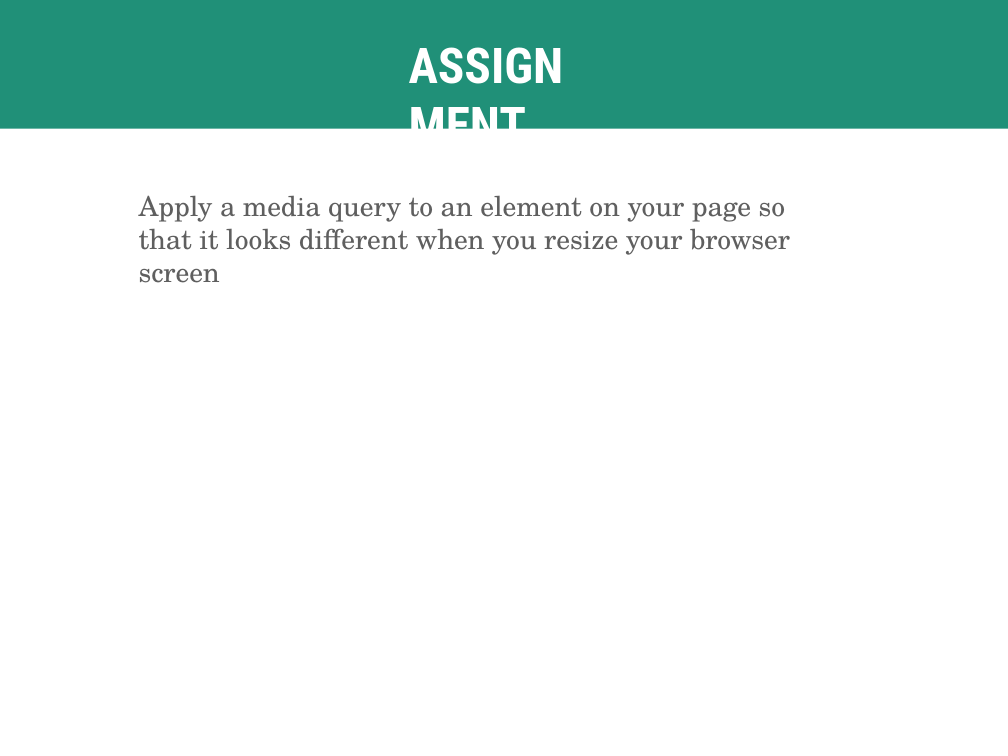
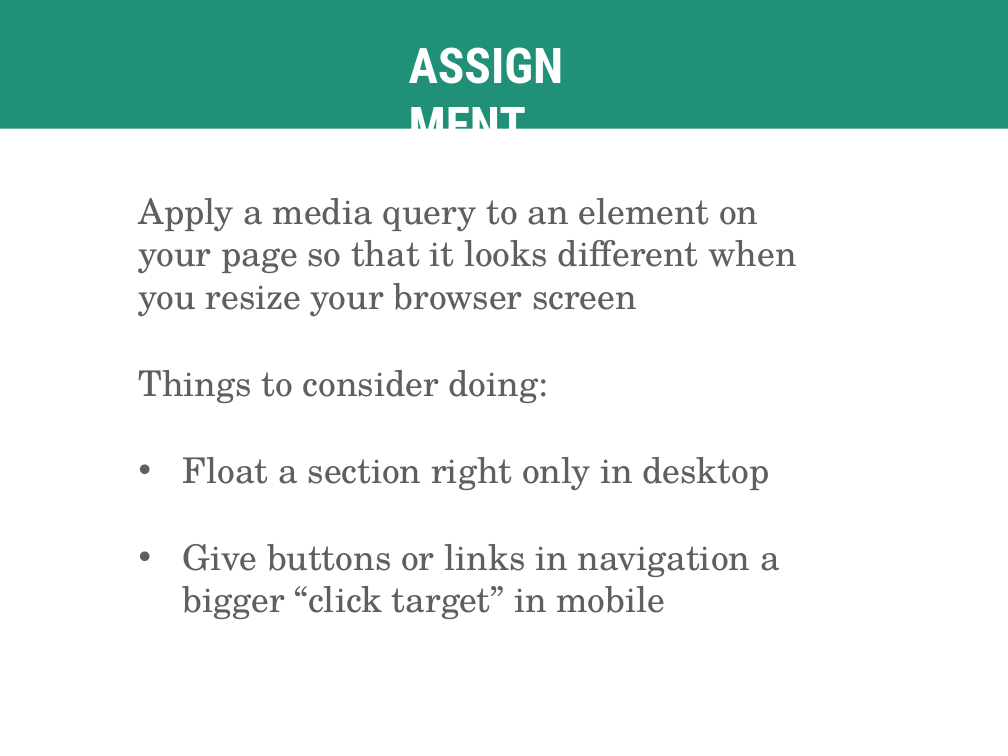
Before and after one commit to skornfeld/svc-class-jan-2018, a slide deck: slide 43 of slides/week-5.pptx. Drawn at 1008x756 pixels with LibreOffice and Linux fonts; fonts in the diff are those of the drawing. Boxes give left, top, right and bottom in pixels: in the first picture for what was removed or moved away, otherwise in the second. Text is boxed around its words. In the diff, an @@ line names an element or a change of style, - is before the commit and + after.

```diff
--- a/slides/week-5.pptx
+++ b/slides/week-5.pptx
@@ text at [139, 198, 796, 317]: size 28 to 36 pt in "Apply a media query to an element ..." @@
@@ text at [139, 370, 780, 619]: paragraphs added @@
+Things to consider doing:
+• Float a section right only in desktop
+• Give buttons or links in navigation a bigger “click target” in mobile
```
Also in this commit, not shown: 9 other slides changed, 3 slides added, 2 other files.
